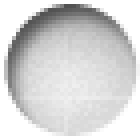
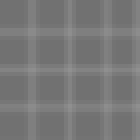
The second (140, 140) image is a revision of the first. Changes to its layers:
added layer "Rectangle 2" (85%) above "Rectangle 1" over (0, 0, 140, 140)
hid "o" over (4, 4, 140, 136)
